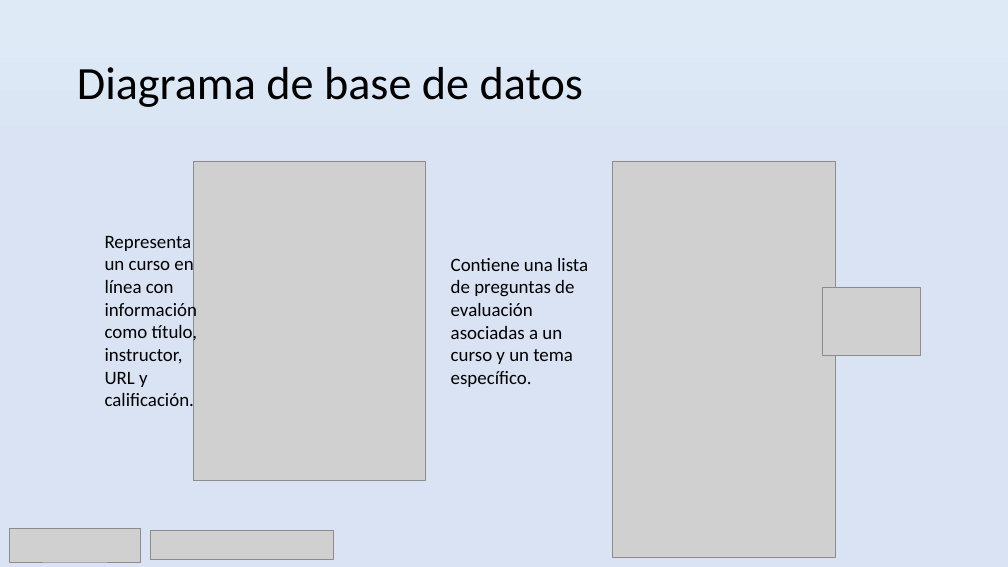
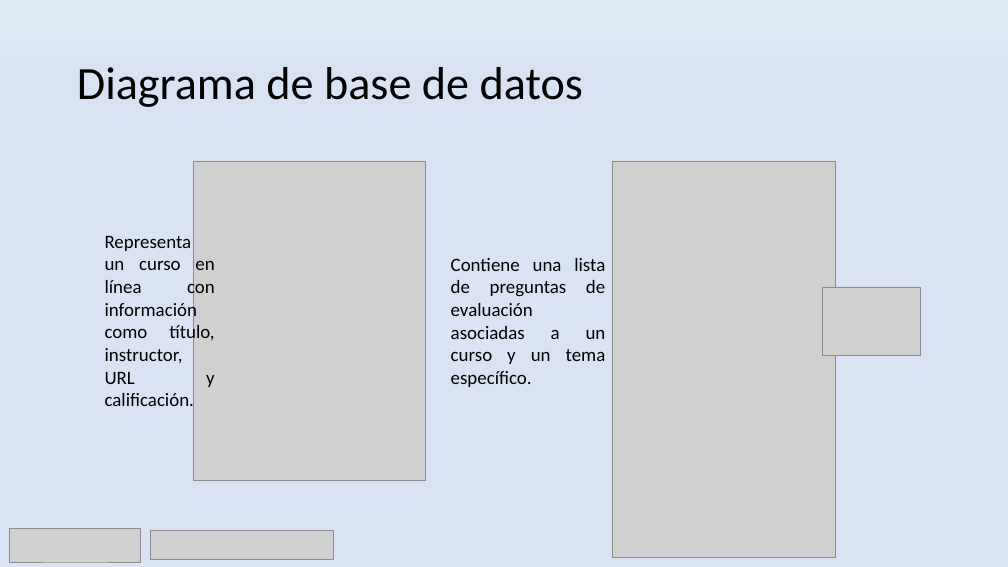
Before and after one commit to dsantafe/AIJobCoaches, a slide deck: slide 15 of docs/Slide.pptx. Drawn at 1008x567 pixels with LibreOffice and Linux fonts; fonts in the diff are those of the drawing; grey boxes stand for pictures. Boxes give left, top, right and bottom in pixels: in the first picture for what was removed or moved away, otherwise in the second. Text is boxed around its words. In the diff, an @@ line names an element or a change of style, - is before the commit and + after.

```diff
--- a/docs/Slide.pptx
+++ b/docs/Slide.pptx
@@ text "Representa un curso en línea ..." at box(105, 236, 215, 412): alignment left to justified @@
@@ text "Contiene una lista de preguntas ..." at box(451, 258, 606, 387): alignment left to justified @@
```
Also in this commit, not shown: 14 other slides changed, 37 other files.
